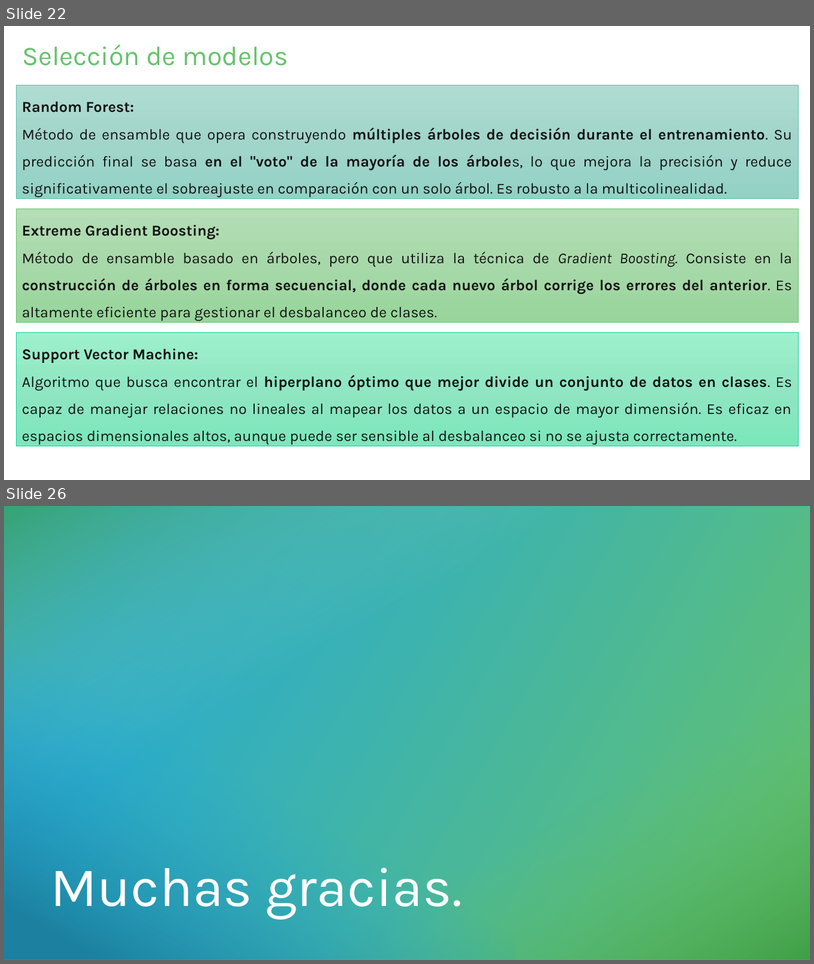
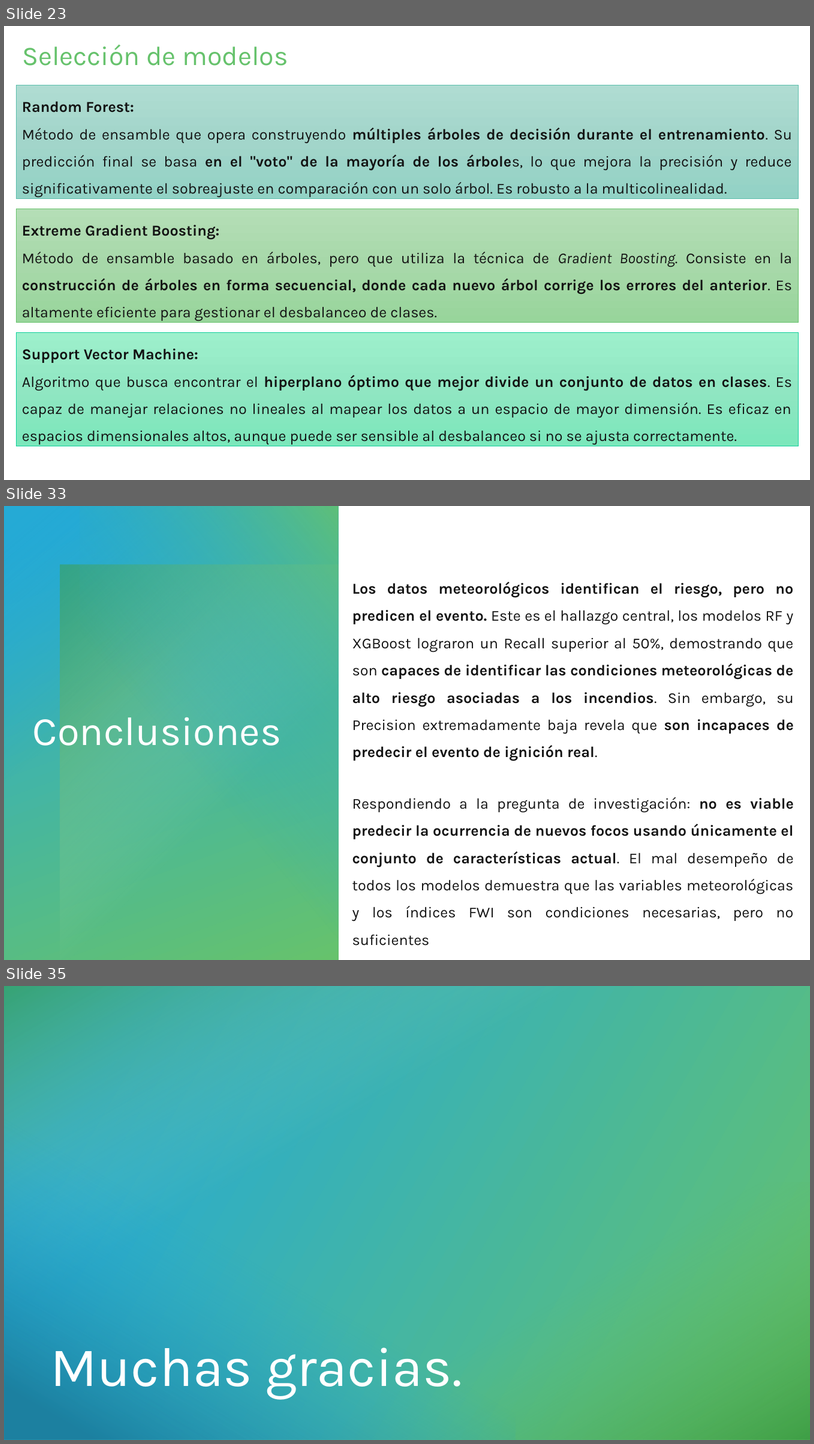
Before and after one commit to HunterCitto/199---Seminario-Final, a slide deck: docs/Entregas/Presentación/Incendios forestales de la Patagonia Andina - Pública.pptx. Shown one above the other, each under a label of ours: slides 22 and 26 before the commit, slides 23, 33 and 35 after it; the slides between them are not shown. The pictures are 814x964 and 814x1444 pixels, drawn with LibreOffice and Linux fonts; fonts in the diff are those of the drawing. Boxes give left, top, right and bottom in pixels: in the first picture for what was removed or moved away, otherwise in the second. Text is boxed around its words. In the diff, an @@ line names an element or a change of style, - is before the commit and + after.

```diff
--- a/docs/Entregas/Presentación/Incendios forestales de la Patagonia Andina - Pública.pptx
+++ b/docs/Entregas/Presentación/Incendios forestales de la Patagonia Andina - Pública.pptx
@@ slide 33 added at [4,506,810,960], background #FFFFFF @@
@@ group added at [4,506,339,960]: 4 rectangles @@
@@ text added at [353,582,794,894], 18 pt, text #131313 @@
+Los datos meteorológicos identifican el riesgo, pero no predicen el evento. Este es el hallazgo central, los modelos RF y XGBoost lograron un Recall superior al 50%, demostrando que son capaces de identificar las condiciones meteorológicas de alto riesgo asociadas a los incendios. Sin embargo, su Precision extremadamente baja revela que son incapaces de predecir el evento de ignición real.
+Respondiendo a la pregunta de investigación: no es viable predecir la ocurrencia de nuevos focos usando únicamente el conjunto de características actual. El mal desempeño de todos los modelos demuestra que las variables meteorológicas y los índices FWI son condiciones necesarias, pero no suficientes
@@ text added at [33,717,282,745], 48 pt, text #FFFFFF @@
+Conclusiones
@@ what was slide 22 is now slide 23 @@
@@ what was slide 26 is now slide 35 @@
```
Also in this commit, not shown: 3 slides changed, 9 other slides added, 1 slide removed, 2 other files.
